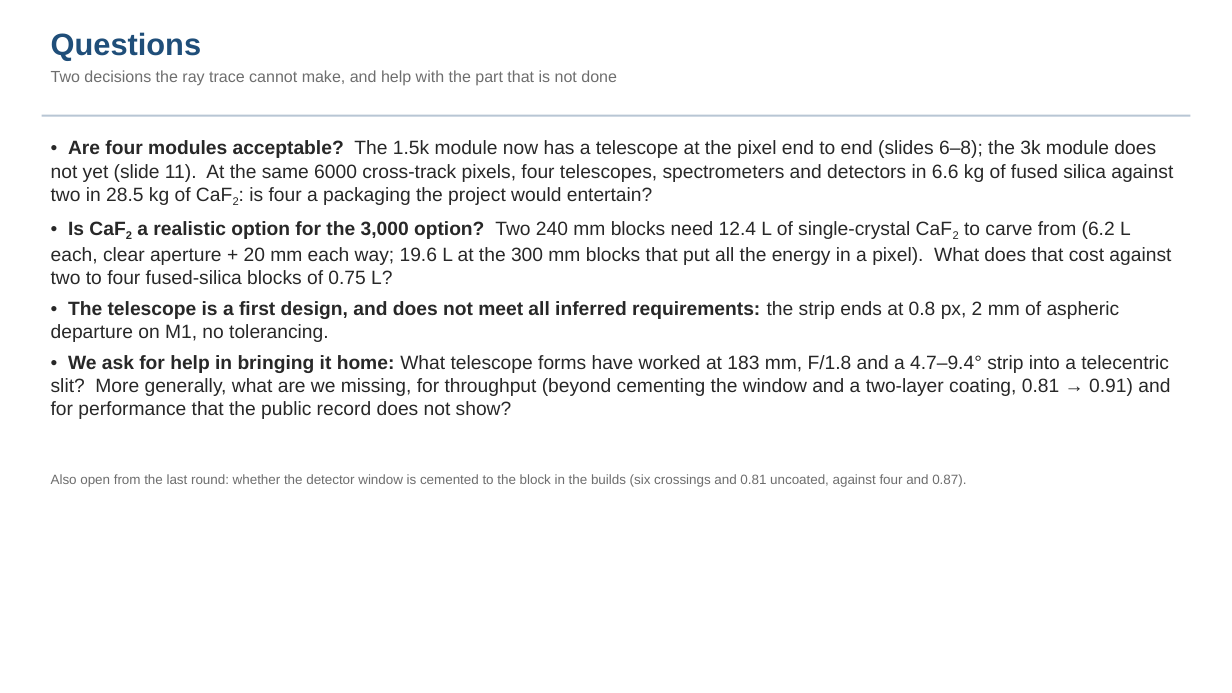
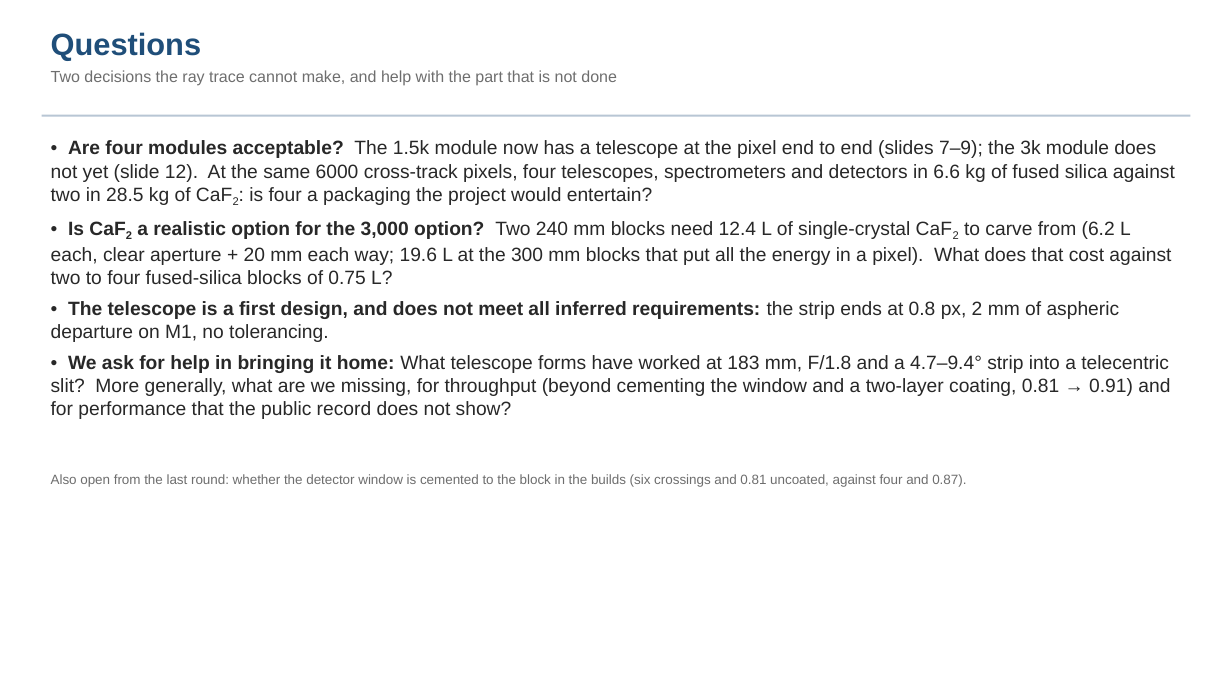
Before and after one commit to nasa-jpl/macos, a slide deck: slide 14 of demo_session/deck_dyson_record.pptx (slide 13 before the commit). Drawn at 1232x693 pixels with LibreOffice and Linux fonts; fonts in the diff are those of the drawing. Boxes give left, top, right and bottom in pixels: in the first picture for what was removed or moved away, otherwise in the second. Text is boxed around its words. In the diff, an @@ line names an element or a change of style, - is before the commit and + after.

```diff
--- a/demo_session/deck_dyson_record.pptx
+++ b/demo_session/deck_dyson_record.pptx
@@ text at bbox=[51, 140, 1175, 205]: text changed @@
-• Are four modules acceptable? The 1.5k module now has a telescope at the pixel end to end (slides 6–8); the 3k module does not yet (slide 11). At the same 6000 cross-track pixels, four telescopes, spectrometers and detectors in 6.6 kg of fused silica against two in 28.5 kg of CaF2: is four a packaging the project would entertain?
+• Are four modules acceptable? The 1.5k module now has a telescope at the pixel end to end (slides 7–9); the 3k module does not yet (slide 12). At the same 6000 cross-track pixels, four telescopes, spectrometers and detectors in 6.6 kg of fused silica against two in 28.5 kg of CaF2: is four a packaging the project would entertain?
```
Also in this commit, not shown: 7 other slides changed, 1 slide added, 3 other files.
